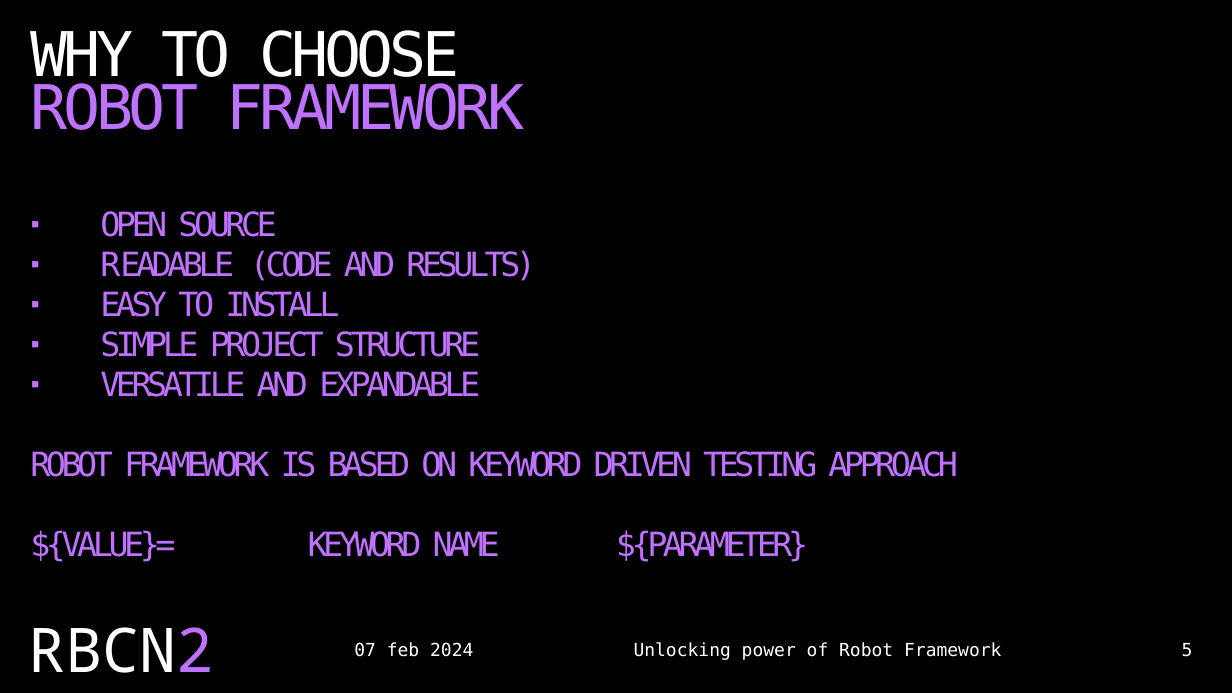
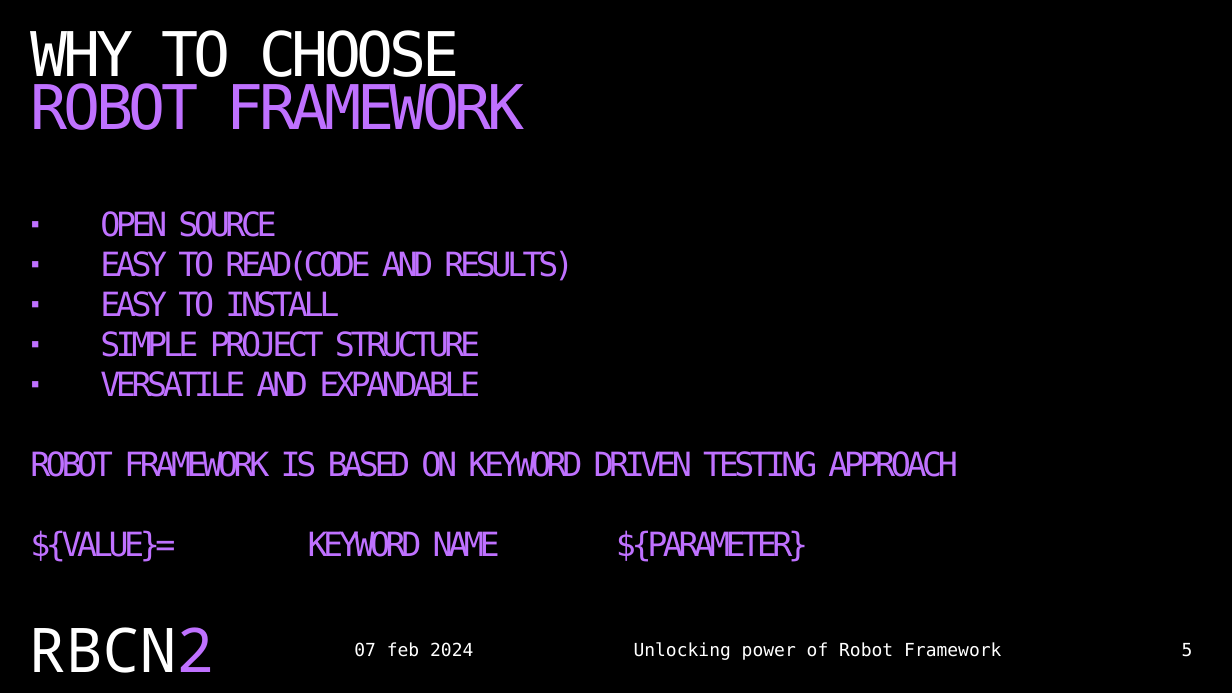
Before and after one commit to czyrski/robocon2024_unlocking_power, a slide deck: slide 5 of unlocking_power_of_robot_framework.pptx. Drawn at 1232x693 pixels with LibreOffice and Linux fonts; fonts in the diff are those of the drawing. Boxes give left, top, right and bottom in pixels: in the first picture for what was removed or moved away, otherwise in the second. Text is boxed around its words. In the diff, an @@ line names an element or a change of style, - is before the commit and + after.

```diff
--- a/unlocking_power_of_robot_framework.pptx
+++ b/unlocking_power_of_robot_framework.pptx
@@ text at bbox=[100, 250, 574, 281]: text changed @@
-▪ READABLE (CODE AND RESULTS)
+▪ EASY TO READ(CODE AND RESULTS)
```
Also in this commit, not shown: 5 other slides changed.
